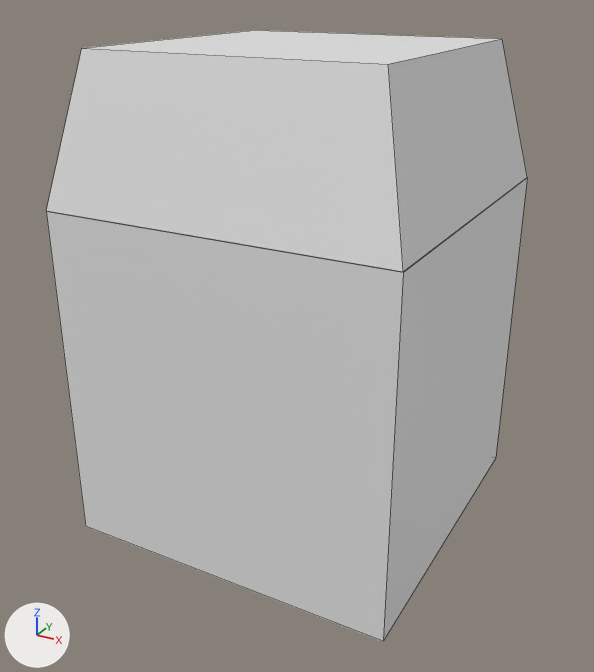
Two versions of the Blender file scene/Mr.Dice/Mr.Dice.blend, one commit apart.
Before and after are seen from a 50 mm lens placed at (4.9, -9.13, 9.08), pointed at (0.04, -0.3, 4.67). The axes (+X, +Y, +Z) are drawn at lower left. The lights are the same throughout. Mesh edges are drawn as thin lines.
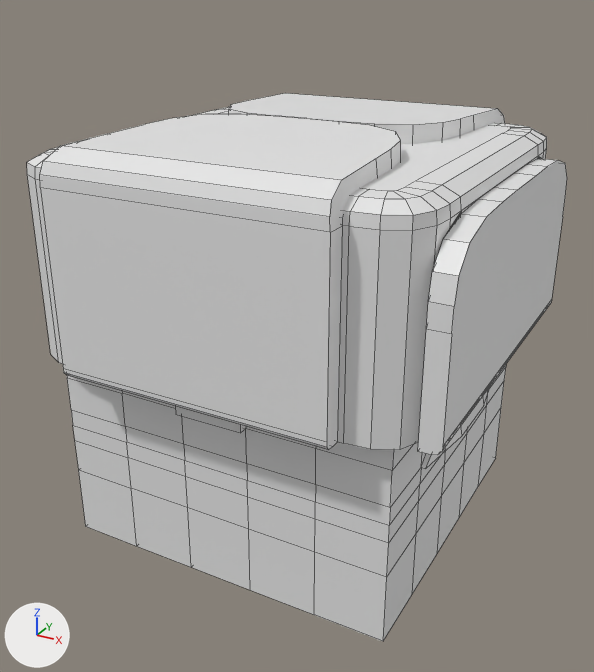
Commit message: Nuovo modello Mr.Dice

Location of each change, [x1, y1, x2, y2] in pixels of the pictures (594 x 672 px):
'Colbaccco', added
    after: [27, 93, 567, 455]
'Cube', reshaped
    before: [46, 178, 527, 641]
    after: [67, 365, 506, 641]
'Cube.001', deleted
    before: [46, 30, 527, 272]

What changed in the scene script:
```text
Add mat_material_001:
    mat_material_001 = principled_material('Material.001')
    mat_material_001.base_color = (0.8, 0.8, 0.8)  # white #e7e7e7
Change me_cube:
    used by ob_cube; location = (0.0, 0.0, 4.28); scale = (2.25, 2.25, 2.25)
    remove me_cube.from_pydata(...)  # 8 vertices, 6 faces; spans x -1.0..1.0, y -1.0..1.0, z -1.0..1.0
    add me_cube.from_pydata(...)  # 242 vertices, 240 faces; spans x -1.0..1.08, y -1.05..1.05, z -1.0..1.0
    me_cube part 1
    6 faces are deleted
    30 vertices are added at x -1.0..1.08, y -1.05..1.05, z -1.0..1.0
    6 new vertices lie (-0.4, 0.0, 0.0) away from vertices in x 1.0, y -1.0..1.0, z -1.0..1.0
    8 new vertices lie (0.0, 0.0, 0.41) away from vertices in x -1.0..1.0, y -1.0..1.0, z -1.0
    8 new vertices lie (0.0, -0.4, 0.0) away from vertices in x -1.0..1.0, y 0.6, z -1.0..1.0
    10 new vertices lie (-0.4, 0.0, 0.0) away from vertices in x 0.6, y -1.0..1.0, z -1.0..1.0
    12 new vertices lie (0.0, 0.0, -0.38) away from vertices in x -1.0..1.0, y -1.0..1.0, z 1.0
    12 new vertices lie (0.0, 0.0, -0.38) away from vertices in x -1.0..1.0, y -1.0..1.0, z 0.62
    14 new vertices lie (0.0, -0.4, 0.0) away from vertices in x -1.0..1.0, y 0.2, z -1.0..1.0
    16 new vertices lie (-0.4, 0.0, 0.0) away from vertices in x 0.2, y -1.0..1.0, z -1.0..1.0
    16 new vertices lie (0.0, 0.4, 0.0) away from vertices in x -1.0..1.0, y -1.0, z -1.0..1.0
    18 new vertices lie (0.4, 0.0, 0.0) away from vertices in x -1.0, y -1.0..1.0, z -1.0..1.0
    20 new vertices lie (0.0, 0.0, -0.21) away from vertices in x -1.0..1.0, y -1.0..1.0, z 0.24
    20 new vertices lie (0.0, 0.0, 0.21) away from vertices in x -1.0..1.0, y -1.0..1.0, z -0.59
    20 new vertices lie (0.0, 0.0, 0.1) away from vertices in x -1.0..1.0, y -1.0..1.0, z -0.38
    18 new vertices lie (0.0, 0.0, -0.21) away from vertices in x -1.0..1.0, y -1.0..1.0, z 0.03
    6 new vertices lie (0.0, 0.4, 0.0) away from vertices in x 0.95..1.08, y -0.2, z -0.28..0.03
    240 new faces join them
Add me_cube_002:
    me_cube_002.from_pydata(...)  # 275 vertices, 206 faces; spans x -1.0..1.1, y -1.1..1.1, z -1.0..1.19
    me_cube_002.materials.append(mat_material_001)  # white #e7e7e7
Remove ob_cube_001:
    ob_cube_001 = bpy.data.objects.new('Cube.001', me_cube_001)
    ob_cube_001.location = (0.0, 0.0, 7.44)
    ob_cube_001.scale = (2.25, 2.25, 0.9)
Add ob_colbaccco:
    ob_colbaccco = bpy.data.objects.new('Colbaccco', me_cube_002)
    ob_colbaccco.location = (0.0, 0.0, 5.96)
    ob_colbaccco.scale = (2.53, 2.53, 1.26)
```
